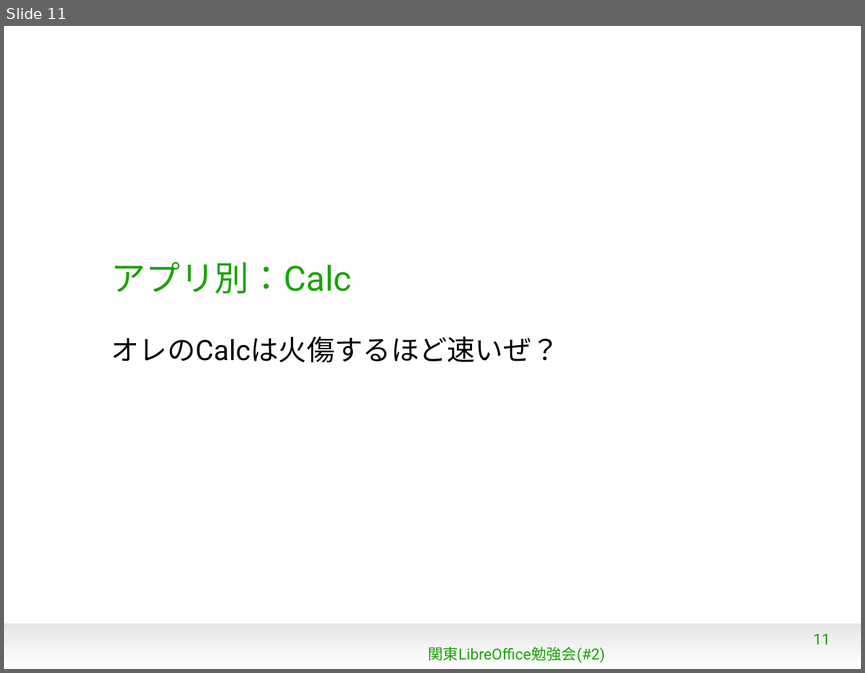
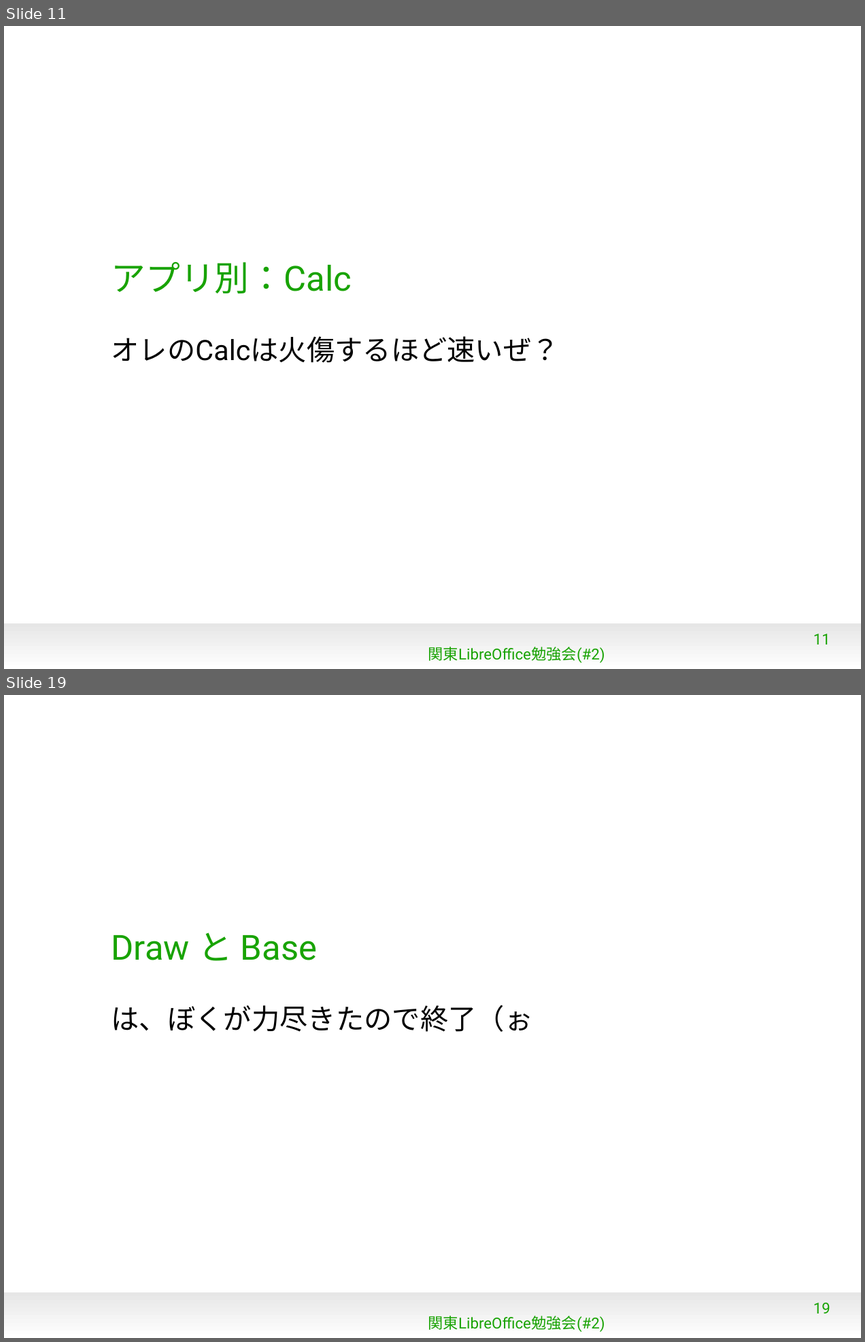
Before and after one commit to naruoga/KantoLibreOffice, a slide deck: Jan2013/WhatsNew4-0.odp. Shown one above the other, each under a label of ours: slide 11 before the commit, slides 11 and 19 after it; the slides between them are not shown. The pictures are 865x673 and 865x1342 pixels, drawn with LibreOffice and Linux fonts; fonts in the diff are those of the drawing; background and template pictures are left out. Boxes give left, top, right and bottom in pixels: in the first picture for what was removed or moved away, otherwise in the second. Text is boxed around its words. In the diff, an @@ line names an element or a change of style, - is before the commit and + after.

```diff
--- a/Jan2013/WhatsNew4-0.odp
+++ b/Jan2013/WhatsNew4-0.odp
@@ slide 19 added at [4, 695, 861, 1338], background #FFFFFF; not listed: 1 template element that a slide beside it also shows @@
@@ title added at [111, 932, 317, 961], 32 pt, text #18A303 @@
+Draw と Base
@@ subtitle added at [111, 1005, 532, 1032], 26 pt, text #000000 @@
+は、ぼくが力尽きたので終了（ぉ
@@ page number added at [813, 1302, 830, 1313], 14 pt, text #18A303 @@
+19
@@ text added at [428, 1315, 605, 1331], 14 pt, text #18A303 @@
+関東LibreOffice勉強会(#2)
```
Also in this commit, not shown: 2 slides changed, 9 other slides added, 3 slides removed.
